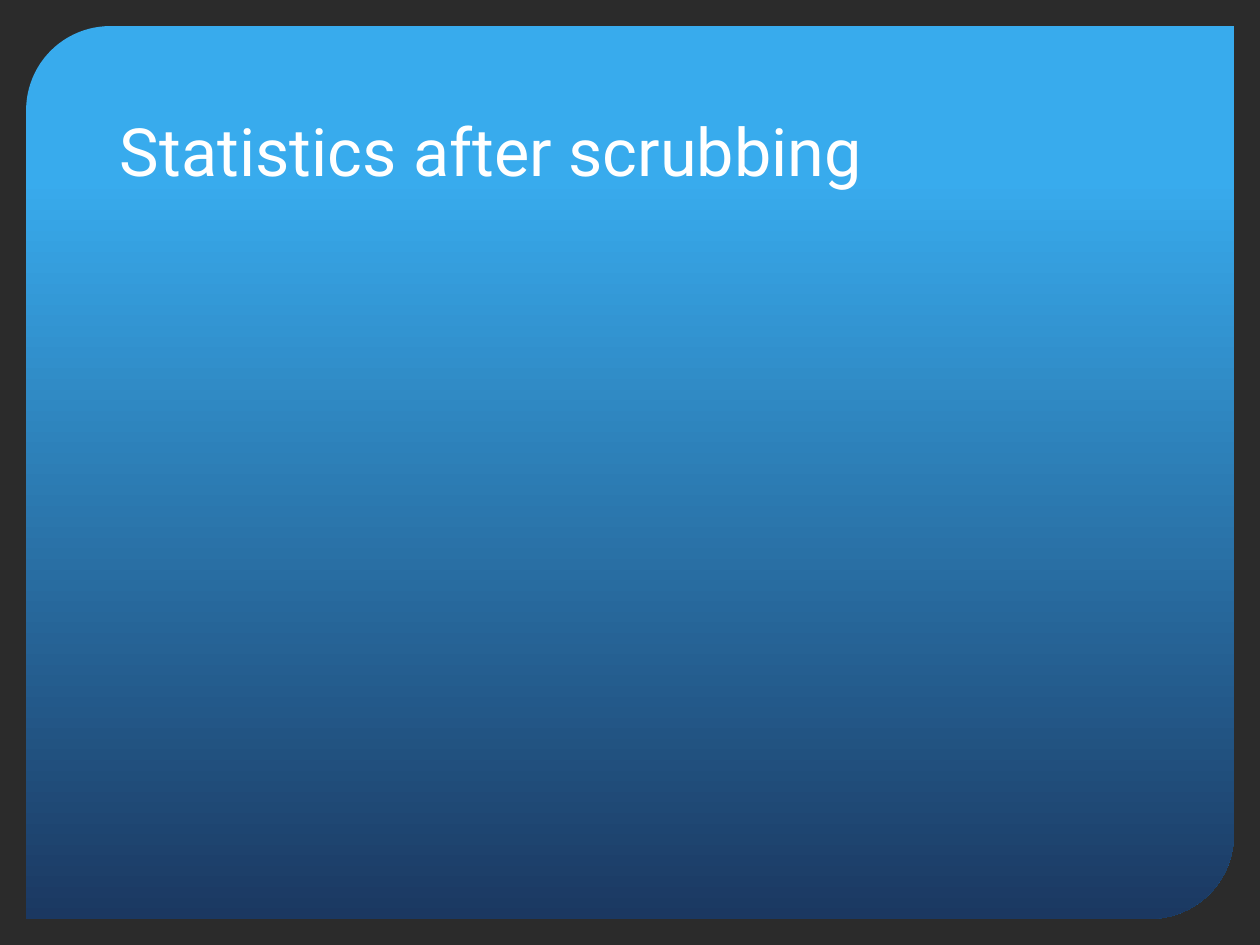
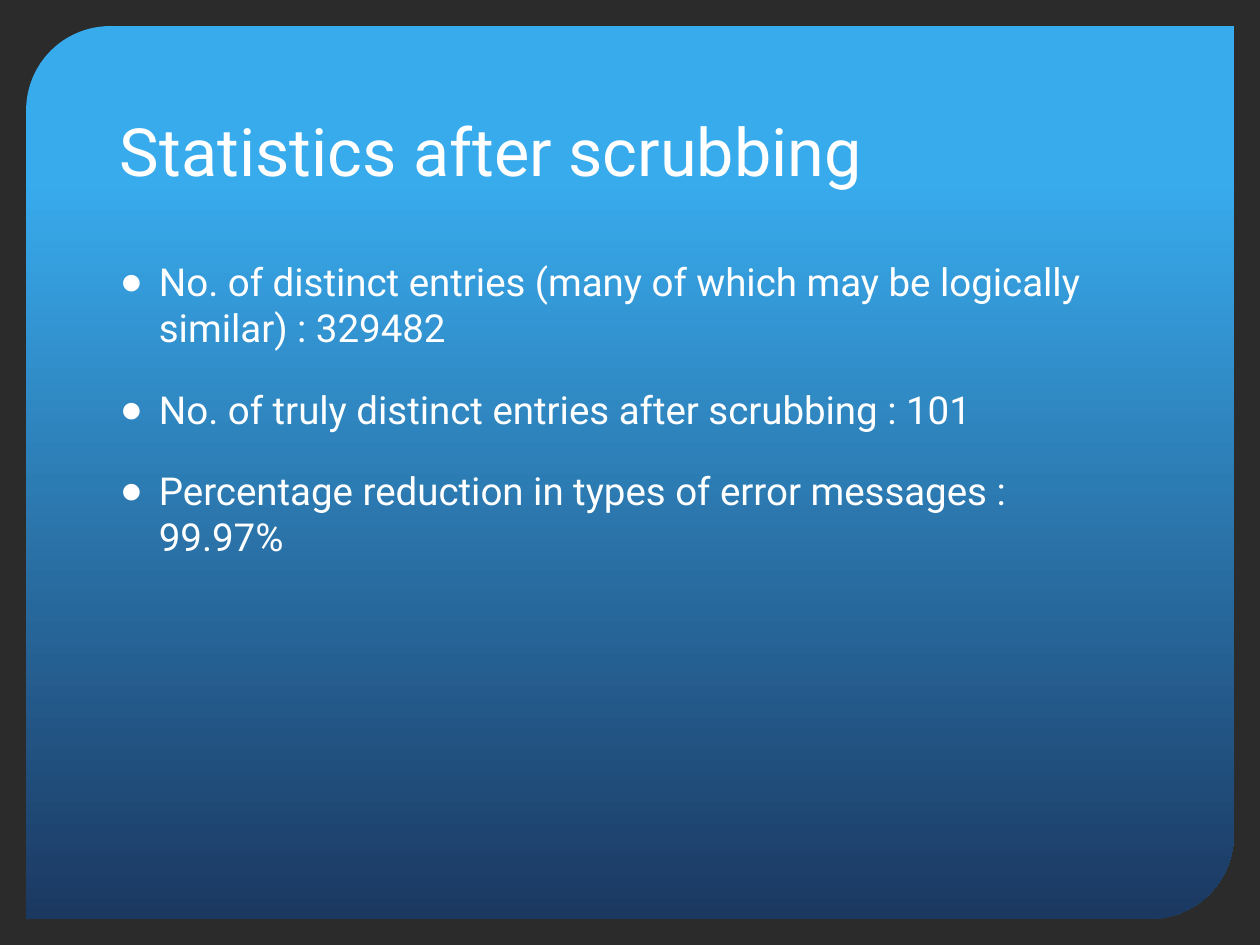
Before and after one commit to ChinmaySKulkarni/Cloud-Healing, a slide deck: slide 21 of report/BTech_Project.pptx. Drawn at 1260x945 pixels with LibreOffice and Linux fonts; fonts in the diff are those of the drawing; background and template pictures are left out; a plain dark background stands for a picture behind light text. Boxes give left, top, right and bottom in pixels: in the first picture for what was removed or moved away, otherwise in the second. Text is boxed around its words. In the diff, an @@ line names an element or a change of style, - is before the commit and + after.

```diff
--- a/report/BTech_Project.pptx
+++ b/report/BTech_Project.pptx
@@ text added at [159, 265, 1080, 552], 22 pt, text #FFFFFF @@
+● No. of distinct entries (many of which may be logically similar) : 329482
+● No. of truly distinct entries after scrubbing : 101
+● Percentage reduction in types of error messages : 99.97%
```
Also in this commit, not shown: 5 other slides changed, 5 slides added, 1 slide removed, 12 other files.
